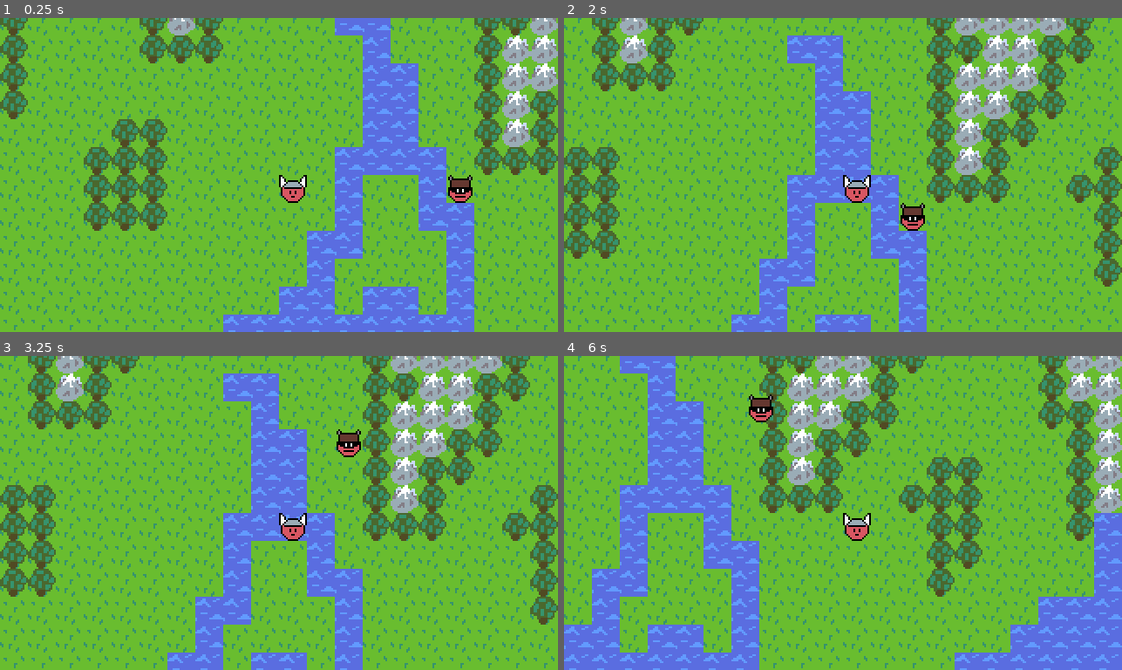
Above: before the commit, frames 1-4 (two rows, left to right).
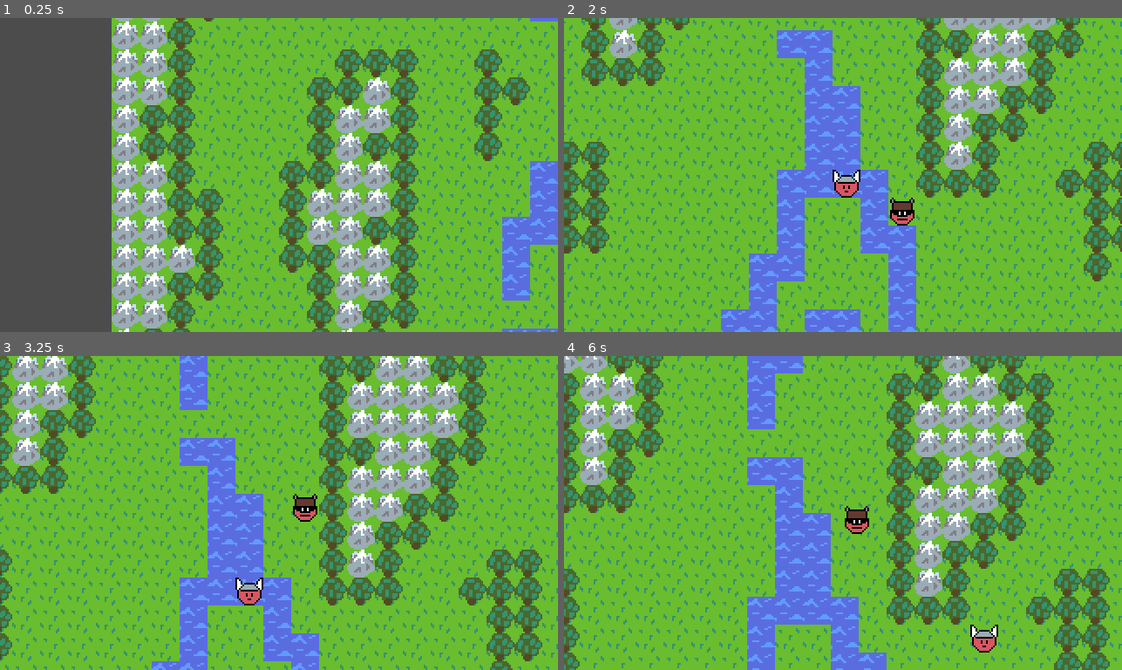
Above: after the commit, the same moments.

Repository: AaronWizard/LegendsOfMajesticSteel
Game: Godot game, scene res://src/Game.tscn
Same seed, same stepped clock (60 frames per second), same inputs: the game is played once before the commit and once after it.
Inputs (mouse positions are in pixels of both pictures, inside the frame that each line leads up to):
- Up to frame 1 (0.25 s): no input
- Up to frame 2 (2 s): move the mouse to (965, 159) at 0.52 s; press the mouse at (965, 159) at 0.53 s; move the mouse to (731, 190) at 1.27 s; release the mouse at (731, 190) at 1.28 s; click (731, 190) at 1.35 s
- Up to frame 3 (3.25 s): move the mouse to (334, 443) at 2.02 s; press the mouse at (334, 443) at 2.03 s; move the mouse to (251, 575) at 2.77 s; release the mouse at (251, 575) at 2.78 s; click (251, 575) at 2.85 s
- Up to frame 4 (6 s): move the mouse to (1010, 560) at 3.52 s; press the mouse at (1010, 560) at 3.53 s; move the mouse to (675, 465) at 4.27 s; release the mouse at (675, 465) at 4.28 s; click (675, 465) at 4.35 s; move the mouse to (870, 513) at 5.02 s; press the mouse at (870, 513) at 5.03 s; move the mouse to (759, 434) at 5.77 s; release the mouse at (759, 434) at 5.78 s; click (759, 434) at 5.85 s

The runs differ from the first frame. In frame 1, 69% of the frame differs, in the area x 0-100%, y 0-100%; in frame 2, 39%; in frame 3, 53%; in frame 4, 66%.

Commit message:
Game camera that can switch between actors

Diff:
--- a/project.godot
+++ b/project.godot
@@ -23,6 +23,11 @@
 "class": "Controller",
 "language": "GDScript",
 "path": "res://src/ai/Controller.gd"
+}, {
+"base": "Camera2D",
+"class": "GameCamera",
+"language": "GDScript",
+"path": "res://src/GameCamera.gd"
 }, {
 "base": "Node",
 "class": "Map",
@@ -53,6 +58,7 @@
 "Action": "",
 "Actor": "",
 "Controller": "",
+"GameCamera": "",
 "Map": "",
 "MoveAction": "",
 "Player": "",
--- a/src/Game.gd
+++ b/src/Game.gd
@@ -3,19 +3,19 @@
 export(PackedScene) var start_map_file = null
 
 onready var _map_container := get_node("Map")
+onready var _camera: GameCamera = get_node("GameCamera")
 onready var _turn_manager := TurnManager.new()
-
 
 func _ready() -> void:
 	if start_map_file:
 		load_map(start_map_file)
 
-	_turn_manager.actors = get_current_map().get_actors()
-	_turn_manager.start()
+	_turn_manager.start(get_current_map().get_actors(), _camera)
 
 func get_current_map() -> Map:
 	var result: Map = null
 	if _map_container.get_child_count() > 0:
+		assert(_map_container.get_child_count() == 1)
 		result = _map_container.get_child(0) as Map
 
 	return result
--- a/src/Game.tscn
+++ b/src/Game.tscn
@@ -1,6 +1,7 @@
-[gd_scene load_steps=3 format=2]
+[gd_scene load_steps=4 format=2]
 
 [ext_resource path="res://src/Game.gd" type="Script" id=1]
+[ext_resource path="res://src/GameCamera.tscn" type="PackedScene" id=2]
 [ext_resource path="res://src/maps/PrototypeMap.tscn" type="PackedScene" id=3]
 
 [node name="Game" type="Node"]
@@ -9,4 +10,6 @@
 
 [node name="Map" type="Node" parent="."]
 
+[node name="GameCamera" parent="." instance=ExtResource( 2 )]
+
 [node name="GUI" type="CanvasLayer" parent="."]
--- /dev/null
+++ b/src/GameCamera.gd
@@ -0,0 +1,24 @@
+class_name GameCamera
+extends Camera2D
+
+onready var tween: Tween = get_node("Tween")
+
+const TWEEN_SPEED = 200
+const MAX_TIME = 0.5
+
+func follow_actor(actor: Actor) -> void:
+	start_move_camera(actor.remote_transform.global_position)
+	yield(tween, "tween_all_completed")
+
+	actor.remote_transform.remote_path = get_path()
+
+func start_move_camera(end: Vector2) -> void:
+	var distance := position.distance_to(end)
+	var time := distance / TWEEN_SPEED
+	time = min(MAX_TIME, time)
+
+	# warning-ignore:return_value_discarded
+	tween.interpolate_property(self, "position", position, end, time,
+			Tween.TRANS_LINEAR, Tween.EASE_IN_OUT)
+	# warning-ignore:return_value_discarded
+	tween.start()
--- /dev/null
+++ b/src/GameCamera.tscn
@@ -0,0 +1,9 @@
+[gd_scene load_steps=2 format=2]
+
+[ext_resource path="res://src/GameCamera.gd" type="Script" id=1]
+
+[node name="GameCamera" type="Camera2D"]
+current = true
+script = ExtResource( 1 )
+
+[node name="Tween" type="Tween" parent="."]
--- a/src/TurnManager.gd
+++ b/src/TurnManager.gd
@@ -1,11 +1,9 @@
 class_name TurnManager
 
-var actors := []
 var running := false
-
 var _current_index := 0
 
-func start() -> void:
+func start(actors: Array, camera: GameCamera) -> void:
 	running = true
 	_current_index = 0
 
@@ -13,6 +11,7 @@
 		var actor := actors[_current_index] as Actor
 		var controller := actor.controller
 		if controller:
+			camera.follow_actor(actor)
 			controller.determine_action()
 			var action: Action = yield(controller, "determined_action")
 			if action:
--- a/src/actors/Actor.gd
+++ b/src/actors/Actor.gd
@@ -15,6 +15,10 @@
 
 onready var tween: Tween = get_node("Tween")
 onready var _anim: AnimationPlayer = get_node("AnimationPlayer")
+
+onready var remote_transform: RemoteTransform2D = get_node(
+		"Pivot/RemoteTransform2D")
+
 
 func _ready() -> void:
 	var new_cell := position.snapped(tile_size) / tile_size
--- a/src/actors/Actor.tscn
+++ b/src/actors/Actor.tscn
@@ -27,6 +27,9 @@
 
 [node name="Sprite" type="Sprite" parent="Pivot"]
 
+[node name="RemoteTransform2D" type="RemoteTransform2D" parent="Pivot"]
+position = Vector2( -8, -8 )
+
 [node name="Tween" type="Tween" parent="."]
 
 [node name="AnimationPlayer" type="AnimationPlayer" parent="."]
--- a/src/actors/WarriorPrincess.tscn
+++ b/src/actors/WarriorPrincess.tscn
@@ -9,13 +9,5 @@
 [node name="Sprite" parent="Pivot" index="0"]
 texture = ExtResource( 1 )
 
-[node name="Camera2D" type="Camera2D" parent="Pivot" index="1"]
-position = Vector2( -8, -8 )
-current = true
-drag_margin_left = 0.0
-drag_margin_top = 0.0
-drag_margin_right = 0.0
-drag_margin_bottom = 0.0
-
 [node name="Player" type="Node" parent="." index="3"]
 script = ExtResource( 3 )
